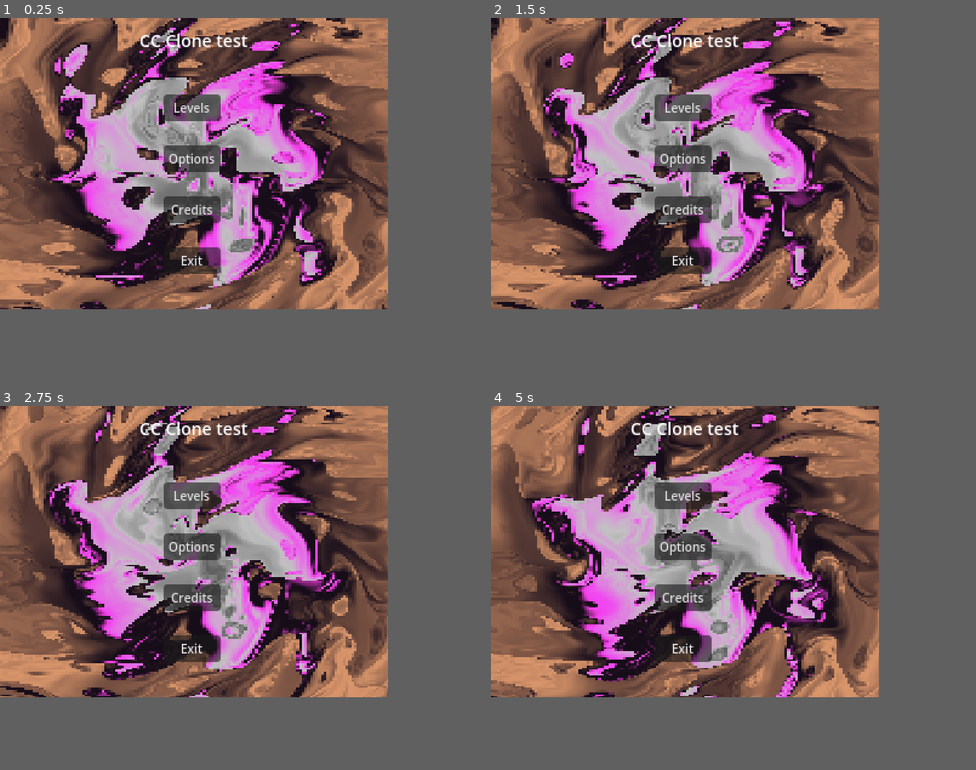
Above: before the commit, frames 1-4 (two rows, left to right).
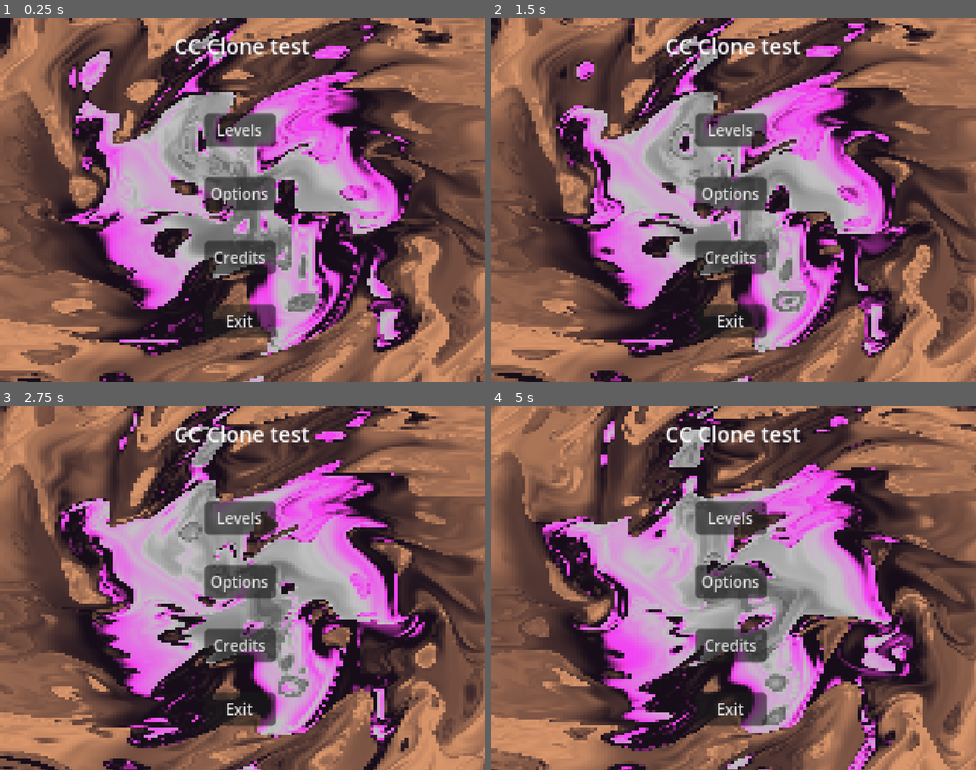
Above: after the commit, the same moments.

Repository: WarrenWarrens/CC
Game: Godot game, scene res://MainMenu/MainMenu.tscn
Same seed, same stepped clock (60 frames per second), same inputs: the game is played once before the commit and once after it.
Inputs:
- Up to frame 1 (0.25 s): no input
- Up to frame 2 (1.5 s): tap Enter (ui_accept) at 0.5, 0.77 s; hold D (right) 0.53-1.28 s; hold S (down) from 1.28 s (still down)
- Up to frame 3 (2.75 s): tap Enter (ui_accept) at 1.52 s; release S (down) at 2.03 s; hold D (right) from 2.03 s (still down)
- Up to frame 4 (5 s): release D (right) at 2.78 s; hold W (up) 2.78-3.53 s; tap Enter (ui_accept) at 3.02, 3.77, 4.52 s; hold A (left) from 3.53 s (still down)
In our replay, the window is 640x480 before the commit and 800x600 after it. These sizes can differ from the game's own. Grey fills any space a smaller window leaves; there, only what the larger window draws over its background counts as a difference.

The runs differ from the first frame. In frame 1, 83% of the frame differs, in the area x 0-100%, y 0-100%; in frame 2, 83%; in frame 3, 82%; in frame 4, 82%.

Commit message:
map testing

Diff:
--- a/MainMenu/MainMenu.tscn
+++ b/MainMenu/MainMenu.tscn
@@ -27,6 +27,7 @@
 
 [node name="MainMenu" type="Node2D" unique_id=1743697251]
 process_mode = 3
+scale = Vector2(2, 2)
 script = ExtResource("1_otibh")
 
 [node name="Label" type="Label" parent="." unique_id=4425683]
@@ -141,6 +142,7 @@
 material = SubResource("ShaderMaterial_dfu4m")
 offset_right = 320.0
 offset_bottom = 240.0
+scale = Vector2(2, 2)
 mouse_filter = 2
 color = Color(0.964773, 0.848416, 0.869401, 1)
 
--- a/Scenes/Player.tscn
+++ b/Scenes/Player.tscn
@@ -233,15 +233,29 @@
 script = ExtResource("1_dewec")
 
 [node name="CollisionShape2D" type="CollisionShape2D" parent="." unique_id=316637450]
-position = Vector2(0, 65.13)
 rotation = 1.5707964
 shape = SubResource("CapsuleShape2D_ttpud")
 
 [node name="Visuals" type="Node2D" parent="." unique_id=1373284604]
 
-[node name="Shadow" type="Sprite2D" parent="Visuals" unique_id=33056229]
-
 [node name="Body" type="AnimatedSprite2D" parent="Visuals" unique_id=1829035284]
 texture_filter = 1
+scale = Vector2(0.5, 0.5)
 sprite_frames = SubResource("SpriteFrames_vyp0t")
 animation = &"Attack"
+centered = false
+
+[node name="Camera2D" type="Camera2D" parent="." unique_id=1772076250]
+anchor_mode = 0
+limit_left = 0
+limit_top = 0
+limit_right = 128
+limit_bottom = 128
+drag_horizontal_enabled = true
+drag_vertical_enabled = true
+drag_horizontal_offset = -0.57
+drag_left_margin = 0.1
+drag_top_margin = 0.1
+drag_right_margin = 0.1
+drag_bottom_margin = 0.1
+editor_draw_drag_margin = true
--- a/Scenes/WorldOne.tscn
+++ b/Scenes/WorldOne.tscn
@@ -1,6 +1,6 @@
 [gd_scene format=3 uid="uid://b66kts40at16p"]
 
-[ext_resource type="Texture2D" uid="uid://ck5wng8ql7ff" path="res://Assets/stage.png" id="1_8s7ad"]
+[ext_resource type="Texture2D" uid="uid://dvp2htip1dbar" path="res://Assets/stage2.png" id="1_1b5jc"]
 [ext_resource type="PackedScene" uid="uid://bsxr34u030uxg" path="res://Scenes/Player.tscn" id="2_1b5jc"]
 
 [sub_resource type="PhysicsMaterial" id="PhysicsMaterial_ttpud"]
@@ -8,31 +8,19 @@
 [sub_resource type="RectangleShape2D" id="RectangleShape2D_ttpud"]
 size = Vector2(310.5, 72.5)
 
-[sub_resource type="RectangleShape2D" id="RectangleShape2D_8s7ad"]
-size = Vector2(1011.75, 150)
-
 [node name="Node2D" type="Node2D" unique_id=686236493]
 y_sort_enabled = true
-position = Vector2(150, 100)
-scale = Vector2(0.4, 0.4)
 
 [node name="Sprite2D" type="Sprite2D" parent="." unique_id=1540340751]
 z_index = -1
-texture = ExtResource("1_8s7ad")
+texture = ExtResource("1_1b5jc")
+centered = false
 
 [node name="Boundaries" type="StaticBody2D" parent="." unique_id=117728836]
 physics_material_override = SubResource("PhysicsMaterial_ttpud")
-
-[node name="CollisionPolygon2D" type="CollisionPolygon2D" parent="Boundaries" unique_id=1800197522]
-polygon = PackedVector2Array(-505, 379, -512, -511, 499, -513, 509, 338, 465, -141, 119, -144, -10, -208, -277, -213, -342, 3)
 
 [node name="CollisionShape2D" type="CollisionShape2D" parent="Boundaries" unique_id=631458625]
 position = Vector2(-166.25, -53.75)
 shape = SubResource("RectangleShape2D_ttpud")
 
-[node name="CollisionShape2D2" type="CollisionShape2D" parent="Boundaries" unique_id=521384908]
-position = Vector2(-0.875, 441)
-shape = SubResource("RectangleShape2D_8s7ad")
-
 [node name="Player" parent="." unique_id=1446667991 instance=ExtResource("2_1b5jc")]
-scale = Vector2(3, 3)
--- /dev/null
+++ b/Scenes/WorldTwo.tscn
@@ -0,0 +1,26 @@
+[gd_scene format=3 uid="uid://cwit67qe75egw"]
+
+[ext_resource type="Texture2D" uid="uid://dvp2htip1dbar" path="res://Assets/stage2.png" id="1_ty8a5"]
+[ext_resource type="PackedScene" uid="uid://bsxr34u030uxg" path="res://Scenes/Player.tscn" id="2_4hy8i"]
+
+[sub_resource type="PhysicsMaterial" id="PhysicsMaterial_ttpud"]
+
+[sub_resource type="RectangleShape2D" id="RectangleShape2D_vyp0t"]
+
+[node name="Node2D" type="Node2D" unique_id=686236493]
+y_sort_enabled = true
+
+[node name="Sprite2D" type="Sprite2D" parent="." unique_id=1540340751]
+z_index = -1
+position = Vector2(-622, -280)
+scale = Vector2(2, 2)
+texture = ExtResource("1_ty8a5")
+offset = Vector2(500, 250)
+
+[node name="Boundaries" type="StaticBody2D" parent="." unique_id=117728836]
+physics_material_override = SubResource("PhysicsMaterial_ttpud")
+
+[node name="CollisionShape2D" type="CollisionShape2D" parent="Boundaries" unique_id=1738464530]
+shape = SubResource("RectangleShape2D_vyp0t")
+
+[node name="Player" parent="." unique_id=1446667991 instance=ExtResource("2_4hy8i")]
--- a/project.godot
+++ b/project.godot
@@ -17,8 +17,8 @@
 
 [display]
 
-window/size/viewport_width=320
-window/size/viewport_height=240
+window/size/viewport_width=640
+window/size/viewport_height=480
 window/size/always_on_top=true
 window/size/window_width_override=1280
 window/size/window_height_override=960
Binary file added: Assets/stage2.png
Not shown, added: Assets/stage2.png.import
